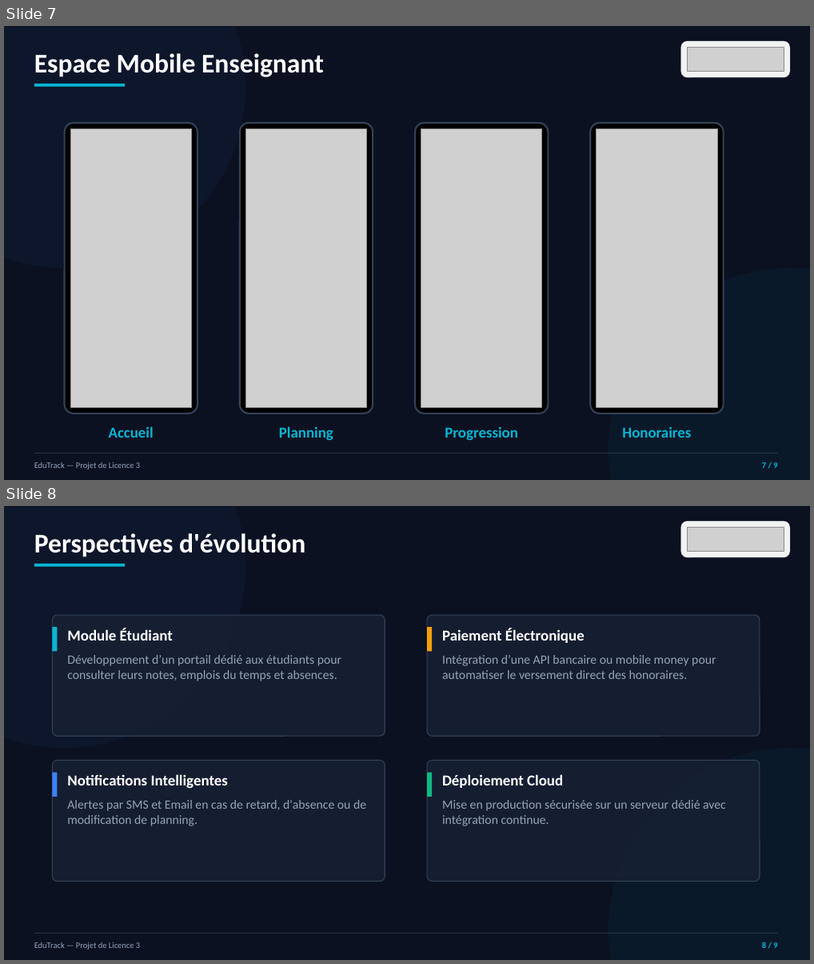
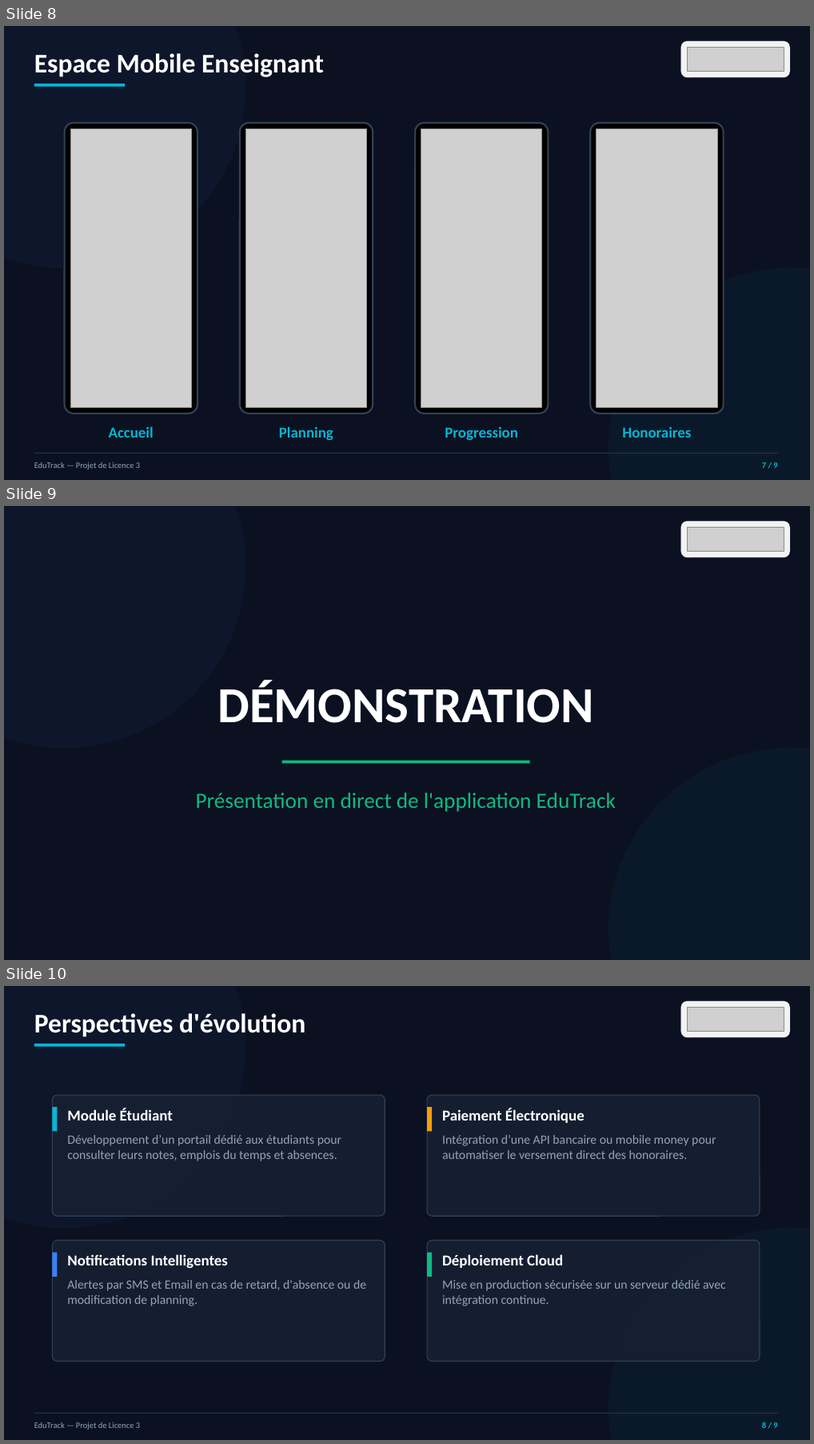
Before and after one commit to moussa7006/suivi-pedagogique-system, a slide deck: MEMOIRE/Presentation_EduTrack_soutenance.pptx. Shown one above the other, each under a label of ours: slides 7 and 8 before the commit, slides 8, 9 and 10 after it. The pictures are 814x964 and 814x1444 pixels, drawn with LibreOffice and Linux fonts; fonts in the diff are those of the drawing; grey boxes stand for pictures. Boxes give left, top, right and bottom in pixels: in the first picture for what was removed or moved away, otherwise in the second. Text is boxed around its words. In the diff, an @@ line names an element or a change of style, - is before the commit and + after.

Commit message:
Application Edutrack v2

```diff
--- a/MEMOIRE/Presentation_EduTrack_soutenance.pptx
+++ b/MEMOIRE/Presentation_EduTrack_soutenance.pptx
@@ slide 9 added at (x1=4, y1=506, x2=810, y2=960), background #0B1121 @@
@@ ellipse added at (x1=4, y1=506, x2=246, y2=748), fill #3B82F6 at 5% opacity @@
@@ rounded rectangle added at (x1=682, y1=521, x2=790, y2=557), fill #FFFFFF at 95% opacity, outline #FFFFFF 1 pt @@
@@ picture added at (x1=687, y1=527, x2=784, y2=552) @@
@@ text added at (x1=218, y1=680, x2=594, y2=723), 60 pt, text #FFFFFF, bold @@
+DÉMONSTRATION
@@ rectangle added at (x1=282, y1=760, x2=530, y2=763), fill #10B981 @@
@@ ellipse added at (x1=609, y1=748, x2=810, y2=960), fill #06B6D4 at 5% opacity @@
@@ text added at (x1=196, y1=792, x2=616, y2=812), 26 pt, text #10B981 @@
+Présentation en direct de l'application EduTrack
@@ what was slide 7 is now slide 8 @@
@@ what was slide 8 is now slide 10 @@
```
Also in this commit, not shown: 1 other slide added, 2 other files.
